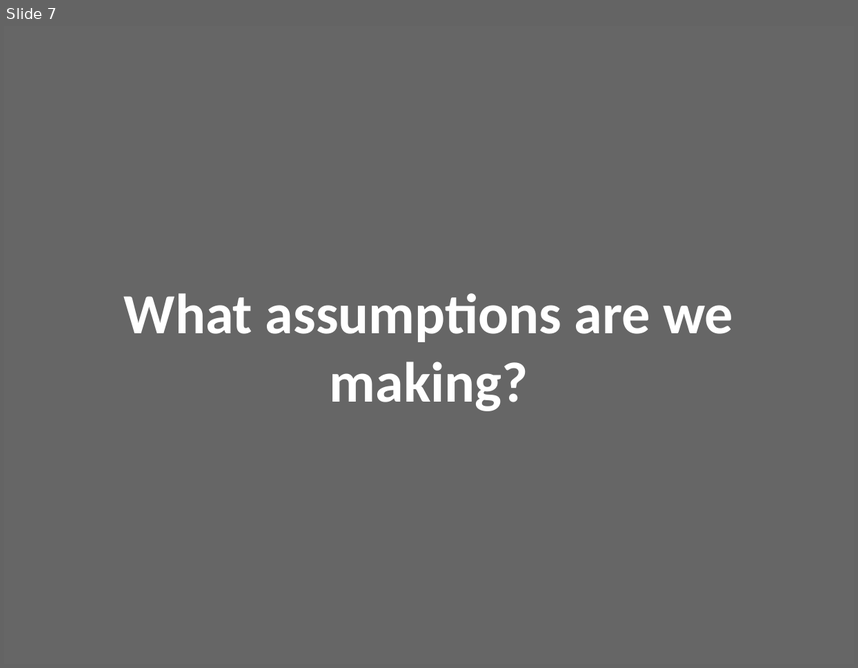
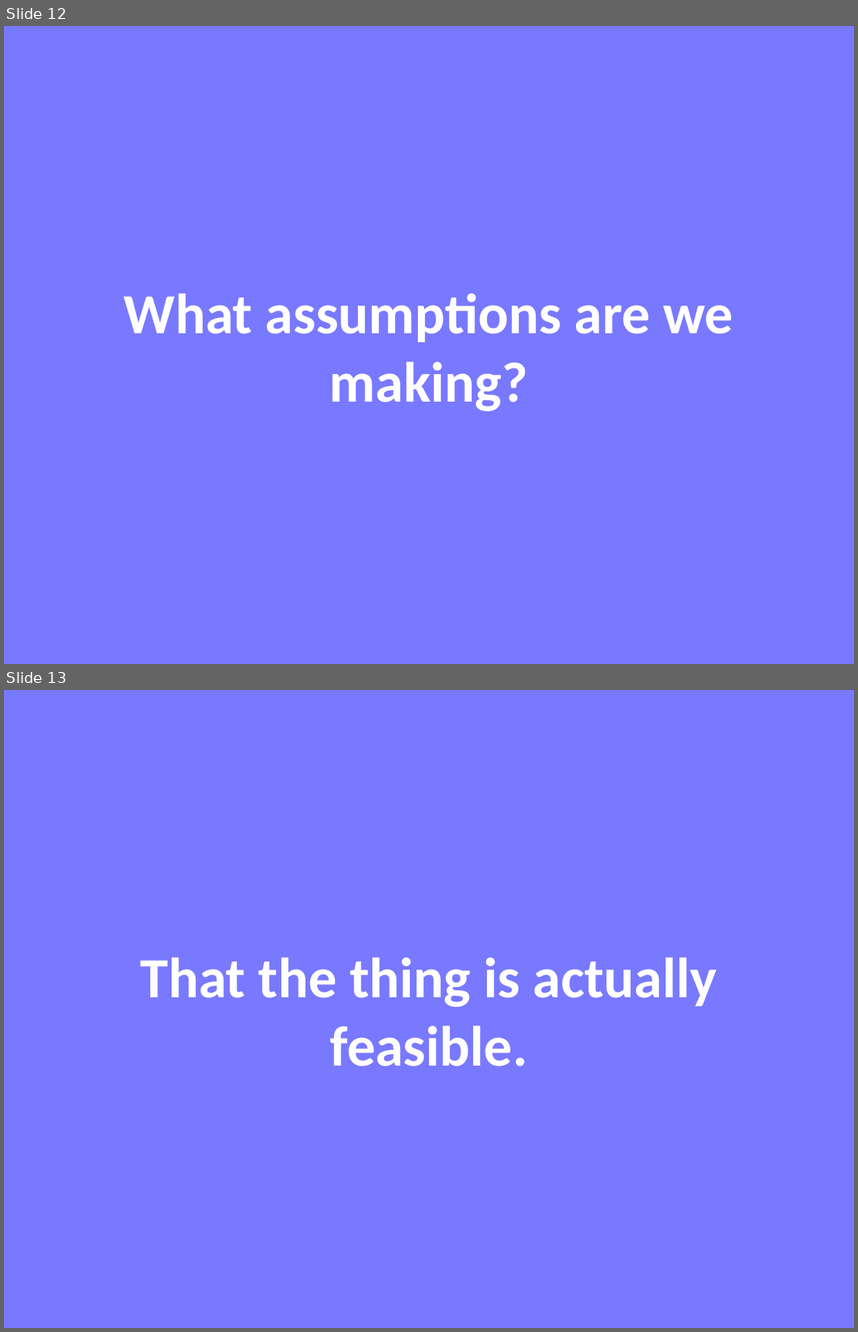
Before and after one commit to invent2017/Administrators_Project, a slide deck: Project_Ice.pptx. Shown one above the other, each under a label of ours: slide 7 before the commit, slides 12 and 13 after it. The pictures are 858x668 and 858x1332 pixels, drawn with LibreOffice and Linux fonts; fonts in the diff are those of the drawing. Boxes give left, top, right and bottom in pixels: in the first picture for what was removed or moved away, otherwise in the second. Text is boxed around its words. In the diff, an @@ line names an element or a change of style, - is before the commit and + after.

```diff
--- a/Project_Ice.pptx
+++ b/Project_Ice.pptx
@@ slide 13 added at <box>4,690,854,1328</box>, background #7979FF @@
@@ title added at <box>140,957,717,1066</box>, 48 pt, text #FFFFFF, bold @@
+That the thing is actually feasible.
@@ what was slide 7 is now slide 12 @@
@@ slide 12 changed as well @@
@@ background #666666 to #7979FF @@
```
Also in this commit, not shown: 8 other slides changed, 7 other slides added.
